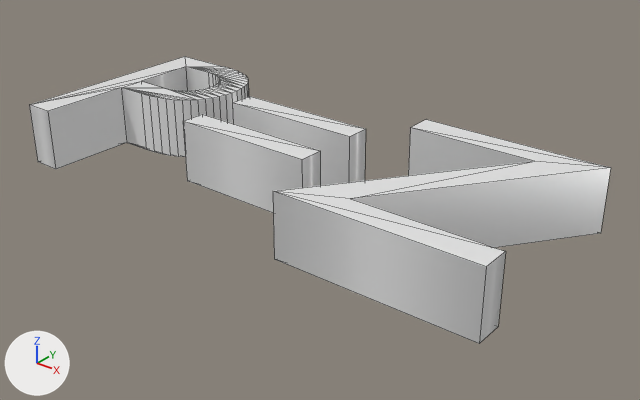
What one commit did to the OBJ model assets/Rebus_2/Rebus_2_Text_3.obj.
Camera for both pictures: a 50 mm lens placed at (2.579, -2.262, 1.171), pointed at (1.124, -0.443, 0.043). The axes (+X, +Y, +Z) are drawn at lower left. The lights are the same throughout. Mesh edges are drawn as thin lines. Where no turn or scale is listed for an object, it has been applied to the vertices. Vertices at the same position are counted once.

The older version as bpy lines, for what is in view:
```python
me_text_003_text_002 = bpy.data.meshes.new('Text.003_Text.002')
me_text_003_text_002.from_pydata(...)  # 144 vertices, 204 faces; spans x 0.16..1.82, y -0.74..-0.06, z 0.0..0.2
me_text_003_text_002.materials.append(mat_none)  # white #e7e7e7
ob_text_003_text_002 = bpy.data.objects.new('Text.003_Text.002', me_text_003_text_002)
ob_text_003_text_002.location = (0.0, 0.0, 0.0)
```
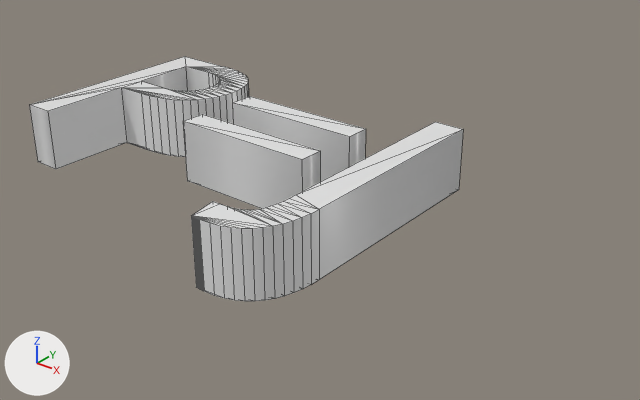
The newer file is also turned or shifted as a whole; pictures and numbers use the older file's frame.

The change in detail:
me_text_003_text_002 is used by ob_text_003_text_002; location (0.0, 0.0, 0.0).
me_text_003_text_002 had 144 vertices, 204 faces and spanned x 0.16..1.82, y -0.74..-0.06, z 0.0..0.2.
me_text_003_text_002 now has 210 vertices, 303 faces and spans x 0.16..1.36, y -0.97..-0.06, z 0.0..0.2.
me_text_003_text_002 part 1: a new loose piece of 82 vertices spanning x 1.13..1.36, y -0.97..-0.06, z 0.0..0.2, in mat_none (white #e7e7e7).
Part 2, on me_text_003_text_002:
16 vertices are removed from x 1.2..1.82, y -0.74..-0.06, z 0.0..0.2.
20 faces are deleted.

Pixel boxes (x1, y1, x2, y2) of what changed, in the pictures (640 x 400 px):
'Text.003_Text.002', reshaped (25% narrower, 15% shorter): before (29, 56, 611, 343); after (29, 56, 463, 301)
part 1 of me_text_003_text_002, added: after (191, 122, 463, 301)
part 2 of me_text_003_text_002, deleted: before (273, 119, 611, 343)
